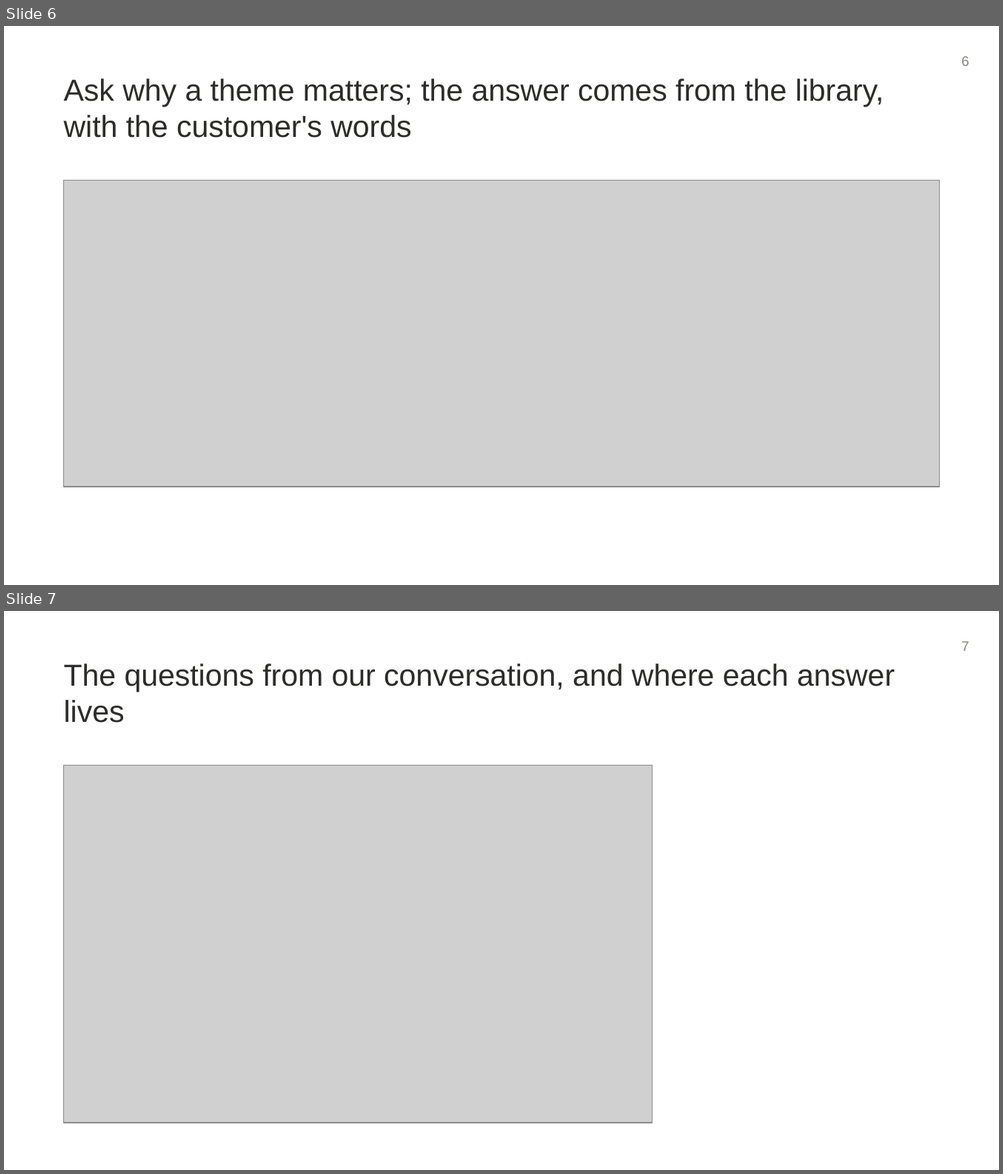
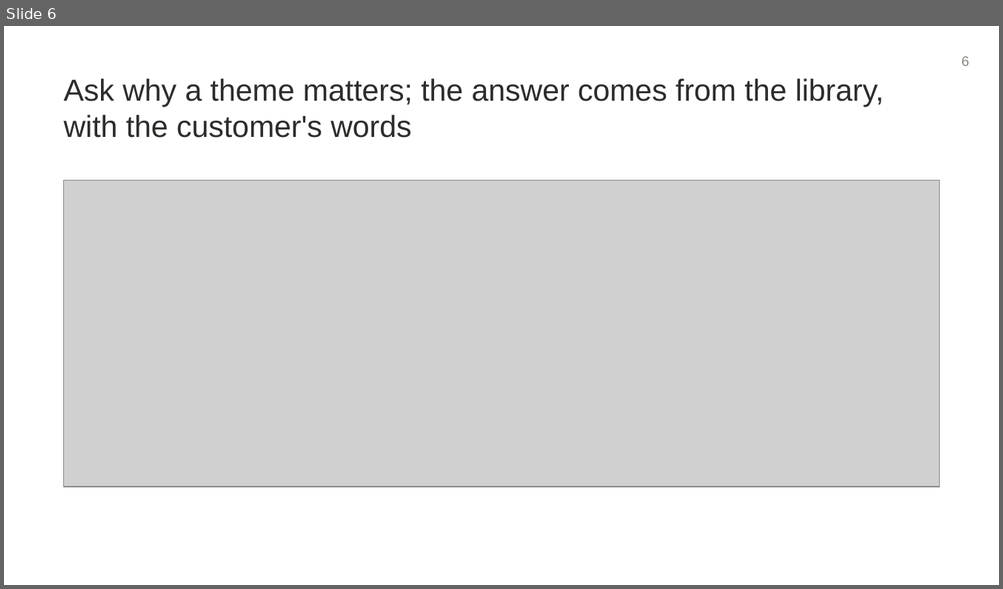
Before and after one commit to jimit1/feature-bug-requests, a slide deck: deck/Feature-Bug-Requests.pptx. Shown one above the other, each under a label of ours: slides 6 and 7 before the commit, slide 6 after it. The pictures are 1003x1174 and 1003x589 pixels, drawn with LibreOffice and Linux fonts; fonts in the diff are those of the drawing; grey boxes stand for pictures. Boxes give left, top, right and bottom in pixels: in the first picture for what was removed or moved away, otherwise in the second. Text is boxed around its words. In the diff, an @@ line names an element or a change of style, - is before the commit and + after.

Commit message:
deck: guardrails shown where the data passes them, no question slide

```diff
--- a/deck/Feature-Bug-Requests.pptx
+++ b/deck/Feature-Bug-Requests.pptx
@@ slide 7 removed at box(4, 611, 999, 1170), background #FFFFFF @@
@@ text removed at box(961, 641, 968, 651) @@
-7
@@ text removed at box(64, 664, 894, 723) @@
-The questions from our conversation, and where each answer lives
@@ picture removed at box(64, 765, 652, 1123) @@
```
Also in this commit, not shown: 3 slides changed, 15 other files.
